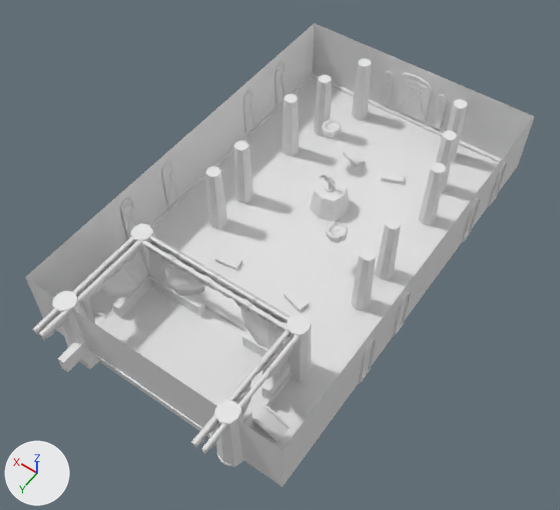
What one commit did to the FBX model assets/Level.fbx.
Before and after are seen from a 50 mm camera at (-236.0, 370.0, 542.0) aimed at (2.0, 36.0, 18.0). Every picture has the same lights, and +X, +Y and +Z are marked at lower left. Materials are left out; every surface is plain grey. Where no turn or scale is listed for an object, it has been applied to the vertices. Vertices at the same position are counted once.

Names of what the first picture shows: 'Curtin.001', 'Curtin.005', 'CurtinTopper.019', 'Fountin-col', 'Pillar1-col', 'Pillar10-col', 'Pillar11-col', 'Pillar14-col', 'Pillar2-col', 'Pillar3-col', 'Plane.015', 'Plane.017', 'Stage-col', 'Walls-col'.
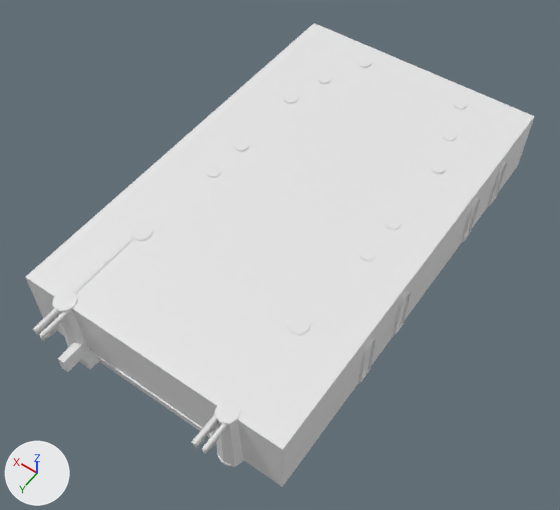
Where the newer file only moved an object's origin or applied its transform, the numbers keep the older frame.

Boxes [x1, y1, x2, y2] around the edits, measured in the pictures (560 x 510 px):
'CurtinTopper.019', mesh turned, moved (not visible afterwards)
    before: [39, 300, 81, 341]
'Plane.017', deleted
    before: [431, 94, 447, 129]
part 1 of me_plane, added
    after: [26, 23, 535, 450]
'Stage-col', unchanged, covered by the edit
    before: [88, 287, 291, 443]
    after: [88, 350, 211, 435]
'Plane.015', unchanged, covered by the edit
    before: [395, 73, 432, 121]
'Curtin.001', unchanged, covered by the edit
    before: [149, 251, 206, 296]
'Fountin-col', unchanged, covered by the edit
    before: [309, 178, 349, 222]

The change, as a diff of the scene's bpy script:
```diff
--- a/assets/Level.fbx.py
+++ b/assets/Level.fbx.py
@@ me_plane @@
 me_plane.from_pydata(...)  # 16 vertices, 13 faces; spans x -114.0..126.0, y -197.0..197.0, z 0.0..66.0
 # used by ob_walls_col; location = (0.0, 0.0, 0.0)
 # verts and faces of me_plane; kept vertices keep their numbers, new ones are numbered from 16
 # before: 0 (126.0, 197.0, 66.0) at pixel (25, 276), 1 (126.0, -197.0, 66.0) at pixel (314, 23), 2 (-114.0, -197.0, 66.0) at pixel (534, 116), 3 (-114.0, 197.0, 66.0) at pixel (282, 449)
+# me_plane part 1
+faces += [(0, 1, 2, 3)]
@@ me_plane_047 @@
 me_plane_047.from_pydata(...)  # 123 vertices, 118 faces; spans x 82.5..87.3, y 188.8..226.1, z 57.6..66.1
 # used by ob_curtintopper_019; location = (-6.6, 0.0, 0.0)
+# me_plane_047 part 2: the whole mesh is turned -180 degrees about the z axis through its middle, then moved by (-5.8, -74.3, -1.3)
@@ ob_plane_017 @@
-ob_plane_017 = bpy.data.objects.new('Plane.017', me_plane_021)
-ob_plane_017.location = (0.0, 0.0, 0.0)
@@ ob_curtintopper_019 @@
 ob_curtintopper_019 = bpy.data.objects.new('CurtinTopper.019', me_plane_047)
-ob_curtintopper_019.location = (-6.6, 0.0, 0.0)
+ob_curtintopper_019.location = (0.0, 0.0, 0.0)
```
